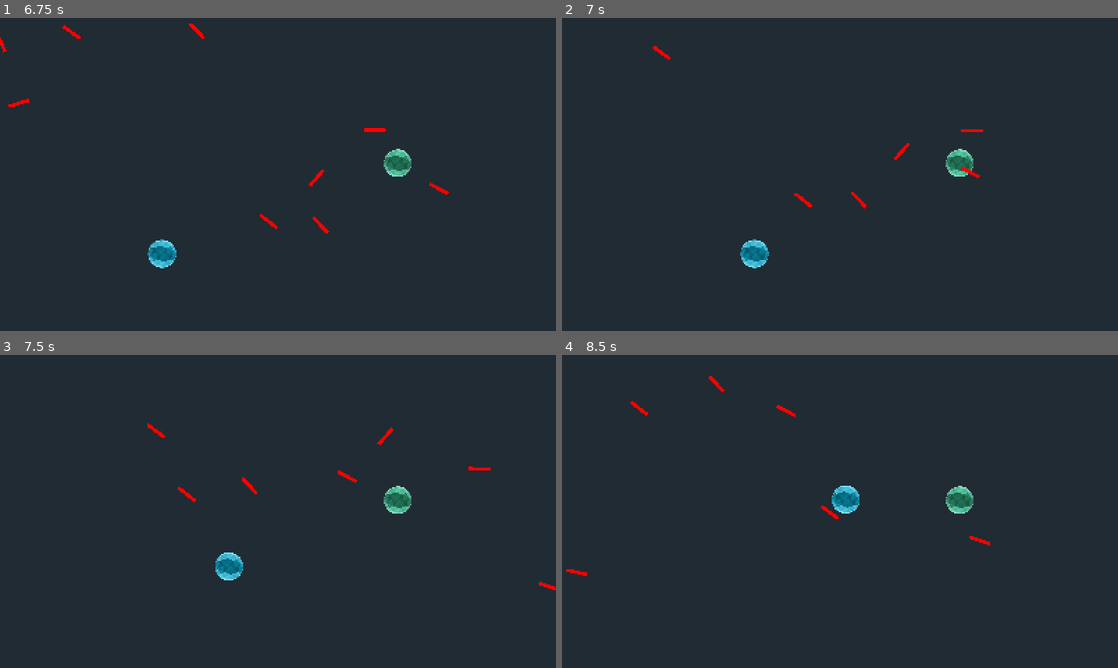
Above: before the commit, frames 1-4 (two rows, left to right).
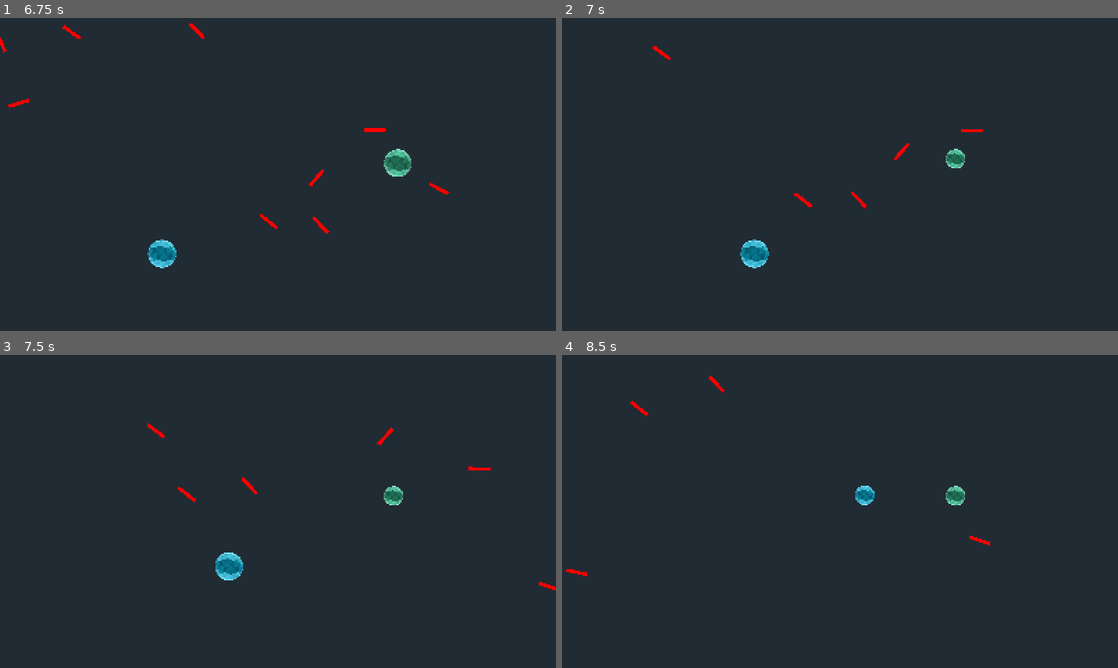
Above: after the commit, the same moments.

Repository: thehaudedai/project-remnants
Game: Godot game, scene res://scenes/ui_and_resusable/main_menu.tscn
The game is run twice, just before and just after one commit, with the same random seed, the same clock (stepped at 60 frames per second) and the same inputs.
Inputs:
- Up to frame 1 (6.75 s): click "PLAY" at 0.5 s; tap Enter at 1.25 s; hold D (blue_right) 1.28-2.03 s; hold S (blue_down) 2.03-2.78 s; hold D (blue_right) 2.78-3.53 s; hold W (blue_up) 3.53-4.28 s; hold A (blue_left) 4.28-5.78 s; hold S (blue_down) 5.78-6.53 s; hold D (blue_right) from 6.53 s (still down)
- Up to frame 2 (7 s): keep holding D (blue_right)
- Up to frame 3 (7.5 s): release D (blue_right) at 7.28 s; hold W (blue_up) from 7.28 s (still down)
- Up to frame 4 (8.5 s): release W (blue_up) at 8.03 s; hold D (blue_right) from 8.03 s (still down)

Frame 1 is identical in both runs. In frame 2, 0.3% of the frame differs, in the area x 69-76%, y 41-52%; in frame 3, 0.3%; in frame 4, 0.9%, in the area x 38-74%, y 16-53%.

Commit message:
Added Basic Death Mechanics - (Apply Damage | Death Menu | Replay)

Diff:
--- a/scenes/game_elements/blue_orb.tscn
+++ b/scenes/game_elements/blue_orb.tscn
@@ -7,6 +7,7 @@
 radius = 40.335785
 
 [node name="BlueOrb" type="CharacterBody2D"]
+z_index = 2
 script = ExtResource("1_r3ahk")
 
 [node name="Sprite2D" type="Sprite2D" parent="."]
--- a/scenes/game_elements/erasure_pulse.tscn
+++ b/scenes/game_elements/erasure_pulse.tscn
@@ -19,6 +19,7 @@
 shape = SubResource("CapsuleShape2D_qp1b3")
 
 [node name="ColorRect" type="ColorRect" parent="."]
+z_index = 1
 offset_left = -31.0
 offset_top = -5.0
 offset_right = -25.0
--- a/scenes/game_elements/green_orb.tscn
+++ b/scenes/game_elements/green_orb.tscn
@@ -7,6 +7,7 @@
 radius = 40.335785
 
 [node name="GreenOrb" type="CharacterBody2D"]
+z_index = 2
 script = ExtResource("1_x7y2n")
 
 [node name="Sprite2D" type="Sprite2D" parent="."]
--- a/scenes/gamemode/memory_survival.tscn
+++ b/scenes/gamemode/memory_survival.tscn
@@ -13,9 +13,11 @@
 color = Color(0.12941177, 0.16862746, 0.2, 1)
 
 [node name="BlueOrb" parent="." instance=ExtResource("1_qscqj")]
+unique_name_in_owner = true
 position = Vector2(356, 375)
 
 [node name="GreenOrb" parent="." instance=ExtResource("2_3k17h")]
+unique_name_in_owner = true
 position = Vector2(1104, 377)
 
 [node name="Timers" type="Node" parent="."]
--- /dev/null
+++ b/scenes/ui_and_resusable/death_menu.tscn
@@ -0,0 +1,59 @@
+[gd_scene load_steps=2 format=3 uid="uid://c7yom4c8dqm74"]
+
+[ext_resource type="Script" uid="uid://3vm5kfxdg18g" path="res://scripts/script_minimal_use/death_menu.gd" id="1_73q3q"]
+
+[node name="DeathMenu" type="Control"]
+z_index = 5
+layout_direction = 2
+layout_mode = 3
+anchors_preset = 0
+offset_right = 1600.0
+offset_bottom = 900.0
+script = ExtResource("1_73q3q")
+
+[node name="Background" type="ColorRect" parent="."]
+layout_mode = 1
+anchors_preset = 8
+anchor_left = 0.5
+anchor_top = 0.5
+anchor_right = 0.5
+anchor_bottom = 0.5
+offset_left = -500.0
+offset_top = -250.0
+offset_right = 500.0
+offset_bottom = 250.0
+grow_horizontal = 2
+grow_vertical = 2
+color = Color(0.12835406, 0.1680183, 0.19966345, 0.78400004)
+
+[node name="DeathLabel" type="Label" parent="Background"]
+layout_mode = 1
+anchors_preset = 10
+anchor_right = 1.0
+offset_left = 1.0
+offset_top = 134.0
+offset_right = 1.0
+offset_bottom = 157.0
+grow_horizontal = 2
+theme_override_font_sizes/font_size = 40
+text = "Blue Orb got Shattered!"
+horizontal_alignment = 1
+vertical_alignment = 1
+
+[node name="Button" type="Button" parent="Background"]
+layout_mode = 1
+anchors_preset = 8
+anchor_left = 0.5
+anchor_top = 0.5
+anchor_right = 0.5
+anchor_bottom = 0.5
+offset_left = -91.0
+offset_top = -25.0
+offset_right = 91.0
+offset_bottom = 25.0
+grow_horizontal = 2
+grow_vertical = 2
+theme_override_font_sizes/font_size = 30
+text = "PLAY AGAIN"
+
+[connection signal="pressed" from="Background/Button" to="." method="_on_button_pressed"]
--- a/scenes/ui_and_resusable/main_menu.tscn
+++ b/scenes/ui_and_resusable/main_menu.tscn
@@ -2,12 +2,23 @@
 
 [ext_resource type="Script" uid="uid://b4akb4pgfwtoy" path="res://scripts/script_minimal_use/main_menu.gd" id="1_fxamc"]
 
-[node name="MainMenu" type="Node2D"]
+[node name="MainMenu" type="Control"]
+z_index = 5
+layout_mode = 3
+anchors_preset = 15
+anchor_right = 1.0
+anchor_bottom = 1.0
+grow_horizontal = 2
+grow_vertical = 2
 script = ExtResource("1_fxamc")
 
 [node name="ColorRect" type="ColorRect" parent="."]
-offset_right = 1600.0
-offset_bottom = 900.0
+layout_mode = 1
+anchors_preset = 15
+anchor_right = 1.0
+anchor_bottom = 1.0
+grow_horizontal = 2
+grow_vertical = 2
 color = Color(0.12941177, 0.16862746, 0.2, 1)
 
 [node name="Button" type="Button" parent="ColorRect"]
--- a/scripts/script_game_elements/blue_orb.gd
+++ b/scripts/script_game_elements/blue_orb.gd
@@ -5,14 +5,26 @@
 
 
 # Variables + Constants
-const SPEED = 350
+const baseSPEED = 350
 const RIGHT_BOUND = 1600
 const LOWER_BOUND = 900
+
+var SPEED = baseSPEED
+var current_stage = 1
+var can_move = true
+
+# Signal
+signal blue_orb_shattered
 # -------------------------------------------------------------------------------
 
 
 # -------------------------------------------------------------------------------
 func _physics_process(_delta: float) -> void:
+	# Enable/Disbale Movement
+	if not can_move:
+		velocity = Vector2.ZERO
+		return
+	# -------------------------------------------------------------------------------
 	# Movement Mechanics
 	var direction = Vector2.ZERO
 	if Input.is_action_pressed("blue_up"):
@@ -45,3 +57,38 @@
 		print("Warning: Unsupported shape used for boundary clamping.")
 		return 100
 # -------------------------------------------------------------------------------
+
+
+# -------------------------------------------------------------------------------
+func apply_stage(stage_number):
+	if stage_number == 1:
+		SPEED = baseSPEED
+		scale = Vector2(1, 1)
+		current_stage = 1
+	elif stage_number == 2:
+		SPEED = baseSPEED + baseSPEED*0.5
+		scale = Vector2(0.7, 0.7)
+		current_stage = 2
+	elif stage_number == 3:
+		SPEED = baseSPEED + baseSPEED*0.75
+		scale = Vector2(0.5, 0.5)
+		current_stage = 3
+	elif stage_number == 4:
+		queue_free()
+		emit_signal("blue_orb_shattered")
+		current_stage = 4
+# -------------------------------------------------------------------------------
+
+
+# -------------------------------------------------------------------------------
+func apply_damage():
+	apply_stage(current_stage+1)
+
+func apply_heal():
+	apply_stage(current_stage-1)
+# -------------------------------------------------------------------------------
+
+
+# -------------------------------------------------------------------------------
+
+# -------------------------------------------------------------------------------
--- a/scripts/script_game_elements/erasure_pulse.gd
+++ b/scripts/script_game_elements/erasure_pulse.gd
@@ -39,8 +39,9 @@
 # Damages the object;
 	# If Character: Deals Damage
 func _on_body_entered(body: Node2D) -> void:
-	if body.has_method("deal_damage"):
-		body.deal_damage()
+	if body.has_method("apply_damage"):
+		body.apply_damage()
+		queue_free()
 	# ------------------------------------------------------------------------------
 	# If Fragment: Destroys Fragment -> body.queue_free()
 func _on_area_entered(area: Area2D) -> void:
--- a/scripts/script_game_elements/green_orb.gd
+++ b/scripts/script_game_elements/green_orb.gd
@@ -5,14 +5,26 @@
 
 
 # Variables + Constants
-const SPEED = 350
+const baseSPEED = 350
 const RIGHT_BOUND = 1600
 const LOWER_BOUND = 900
+
+var SPEED = baseSPEED
+var current_stage = 1
+var can_move = true
+
+# Signal
+signal green_orb_shattered
 # -------------------------------------------------------------------------------
 
 
 # -------------------------------------------------------------------------------
 func _physics_process(_delta: float) -> void:
+	# Enable/Disbale Movement
+	if not can_move:
+		velocity = Vector2.ZERO
+		return
+	# -------------------------------------------------------------------------------
 	# Movement Mechanics
 	var direction = Vector2.ZERO
 	if Input.is_action_pressed("green_up"):
@@ -27,7 +39,7 @@
 		direction = direction.normalized()
 	velocity = direction * SPEED
 	move_and_slide()
-# -------------------------------------------------------------------------------
+	# -------------------------------------------------------------------------------
 	# Border Mechanics
 	var diameter = get_radius() * 2
 	position.x = clamp(position.x, 0, RIGHT_BOUND - diameter)
@@ -45,3 +57,38 @@
 		print("Warning: Unsupported shape used for boundary clamping.")
 		return 100
 # -------------------------------------------------------------------------------
+
+
+# -------------------------------------------------------------------------------
+func apply_stage(stage_number):
+	if stage_number == 1:
+		SPEED = baseSPEED
+		scale = Vector2(1, 1)
+		current_stage = 1
+	elif stage_number == 2:
+		SPEED = baseSPEED + baseSPEED*0.5
+		scale = Vector2(0.7, 0.7)
+		current_stage = 2
+	elif stage_number == 3:
+		SPEED = baseSPEED + baseSPEED*0.75
+		scale = Vector2(0.5, 0.5)
+		current_stage = 3
+	elif stage_number == 4:
+		queue_free()
+		emit_signal("green_orb_shattered")
+		current_stage = 4
+# -------------------------------------------------------------------------------
+
+
+# -------------------------------------------------------------------------------
+func apply_damage():
+	apply_stage(current_stage+1)
+
+func apply_heal():
+	apply_stage(current_stage-1)
+# -------------------------------------------------------------------------------
+
+
+# -------------------------------------------------------------------------------
+
+# -------------------------------------------------------------------------------
--- a/scripts/script_gamemodes/memory_survival.gd
+++ b/scripts/script_gamemodes/memory_survival.gd
@@ -2,8 +2,8 @@
 
 # ------------------------------------------------------------------------------
 # Game Elements
-@onready var blue_orb: CharacterBody2D = $BlueOrb
-@onready var green_orb: CharacterBody2D = $GreenOrb
+@onready var blue_orb: CharacterBody2D = %BlueOrb
+@onready var green_orb: CharacterBody2D = %GreenOrb
 @onready var pulse_timer: Timer = $Timers/PulseTimer
 
 
@@ -17,6 +17,8 @@
 
 # ------------------------------------------------------------------------------
 func _ready() -> void:
+	Engine.time_scale = 1
+	add_child(get_death_menu())
 	pulse_timer.start(randf_range(1, pulse_timer_range+1))
 # ------------------------------------------------------------------------------
 
@@ -72,6 +74,22 @@
 # ------------------------------------------------------------------------------
 
 
+# ------------------------------------------------------------------------------
+func get_death_menu():
+	const death_menu_scene = preload("res://scenes/ui_and_resusable/death_menu.tscn")
+	var death_menu = death_menu_scene.instantiate()
+	death_menu.setup_orbs(blue_orb, green_orb)
+	return death_menu
+# ------------------------------------------------------------------------------
+
+
+# ------------------------------------------------------------------------------
 func _on_pulse_timer_timeout() -> void:
 	add_child(spawn_pulse())
 	pulse_timer.start(randf_range(0, pulse_timer_range))
+# ------------------------------------------------------------------------------
+
+
+# ------------------------------------------------------------------------------
+
+# ------------------------------------------------------------------------------
--- /dev/null
+++ b/scripts/script_minimal_use/death_menu.gd
@@ -0,0 +1,39 @@
+extends Control
+
+@onready var death_label: Label = $Background/DeathLabel
+@onready var button: Button = $Background/Button
+
+var blue_orb: Node
+var green_orb: Node
+
+
+func _ready() -> void:
+	visible = false
+
+func _process(_delta: float) -> void:
+	pass
+
+func setup_orbs(blue: Node, green: Node) -> void:
+	blue_orb = blue
+	green_orb = green
+	blue.connect("blue_orb_shattered", func(): _on_blue_orb_shattered(blue))
+	green.connect("green_orb_shattered", func(): _on_green_orb_shattered(green))
+
+
+func _on_blue_orb_shattered(character):
+	character.queue_free()
+	green_orb.can_move = false
+	visible = true
+	Engine.time_scale = 0.3
+	death_label.text = "Blue Orb got Shattered!"
+
+func _on_green_orb_shattered(character):
+	character.queue_free()
+	blue_orb.can_move = false
+	visible = true
+	Engine.time_scale = 0.3
+	death_label.text = "Green Orb got Shattered!"
+
+
+func _on_button_pressed() -> void:
+	get_tree().reload_current_scene()
--- a/scripts/script_minimal_use/main_menu.gd
+++ b/scripts/script_minimal_use/main_menu.gd
@@ -1,4 +1,4 @@
-extends Node2D
+extends Control
 
 
 # Called when the node enters the scene tree for the first time.
Not shown, added: scripts/script_minimal_use/death_menu.gd.uid
